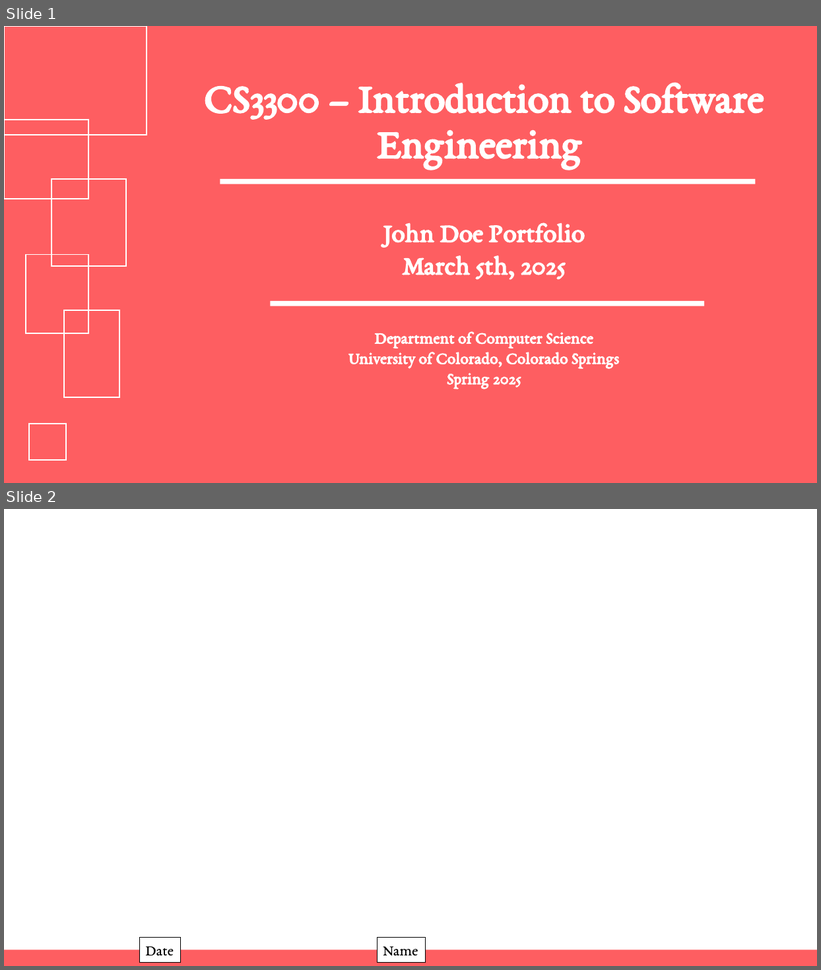
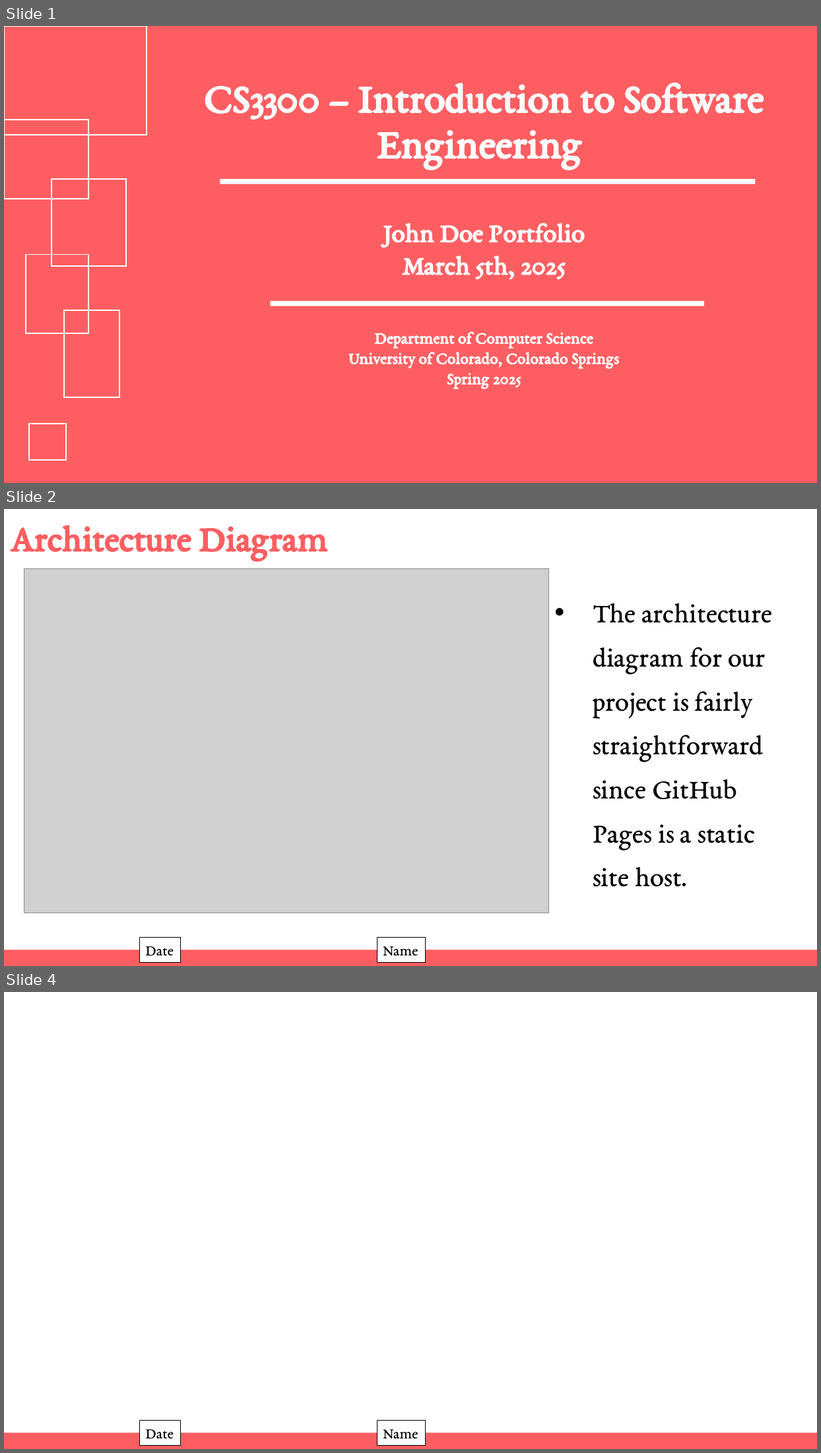
Before and after one commit to WManison/WManison.github.io, a slide deck: docs/CS3300 – Introduction to Software Engineering - Final.pptx. Shown one above the other, each under a label of ours: slides 1 and 2 before the commit, slides 1, 2 and 4 after it; the slides between them are not shown. The pictures are 821x970 and 821x1453 pixels, drawn with LibreOffice and Linux fonts; fonts in the diff are those of the drawing; grey boxes stand for pictures. Boxes give left, top, right and bottom in pixels: in the first picture for what was removed or moved away, otherwise in the second. Text is boxed around its words. In the diff, an @@ line names an element or a change of style, - is before the commit and + after.

```diff
--- a/docs/CS3300 – Introduction to Software Engineering - Final.pptx
+++ b/docs/CS3300 – Introduction to Software Engineering - Final.pptx
@@ slide 2 added at bbox=[4, 509, 817, 966], background #FFFFFF @@
@@ title added at bbox=[10, 525, 328, 560], 44 pt, text #FE5E61, bold @@
+Architecture Diagram
@@ picture added at bbox=[24, 569, 548, 913] @@
@@ text added at bbox=[593, 603, 772, 887], 33.3 pt, text #000000 @@
+• The architecture diagram for our project is fairly straightforward since GitHub Pages is a static site host.
@@ rectangle added at bbox=[139, 938, 180, 962], fill #FFFFFF, outline #000000 0.75 pt, 18 pt, text #000000 @@
+Date
@@ rectangle added at bbox=[378, 938, 426, 962], fill #FFFFFF, outline #000000 0.75 pt, 18 pt, text #000000 @@
+Name
@@ rectangle added at bbox=[4, 950, 817, 966], fill #FE5E61 @@
@@ what was slide 2 is now slide 4 @@
```
Also in this commit, not shown: 1 other slide added, 2 other files.
